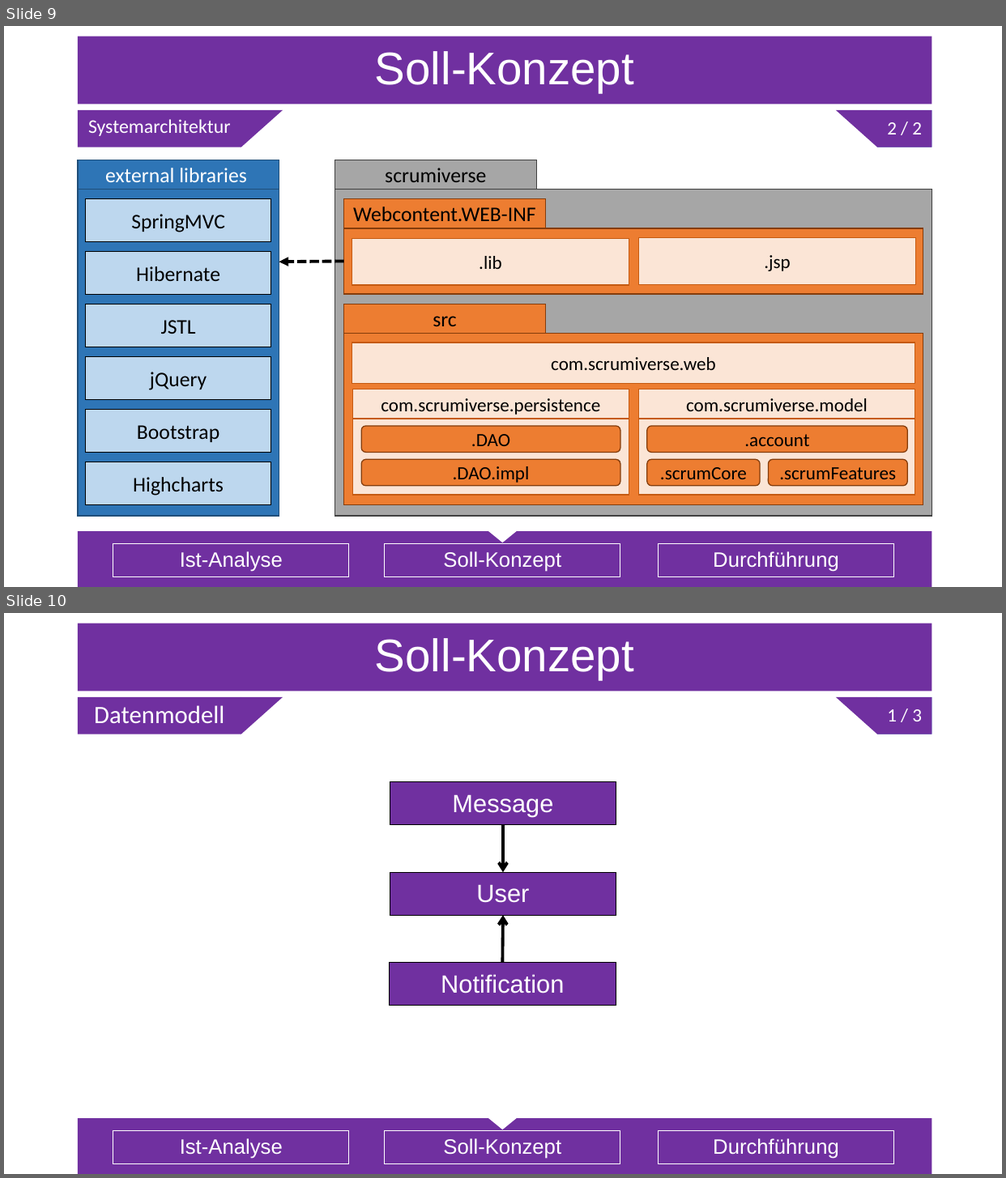
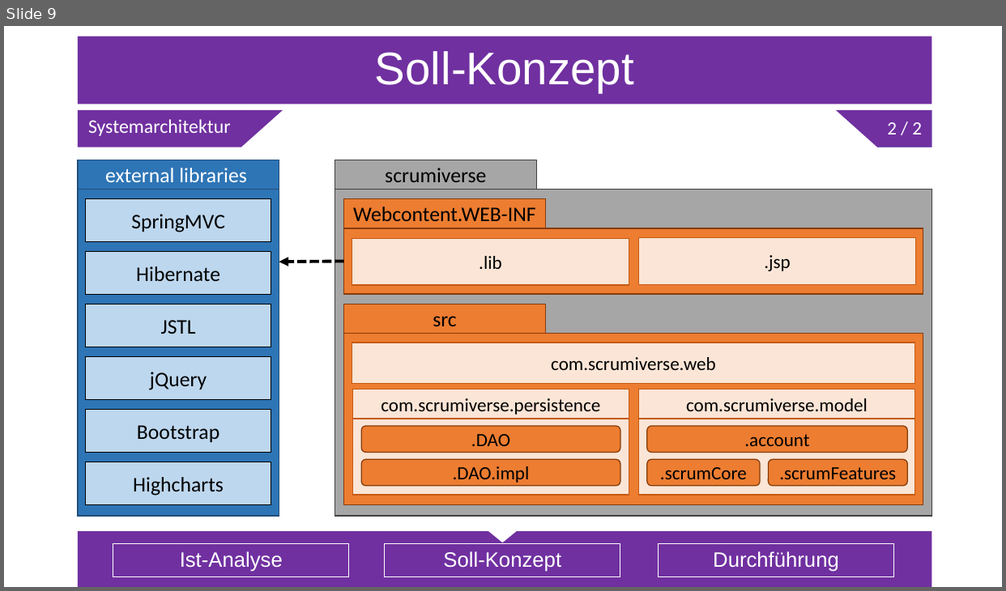
Before and after one commit to Sl0thking/mp_anwen_scrumiverse, a slide deck: Projektpräsentation/Projektpräsentation.pptx. Shown one above the other, each under a label of ours: slides 9 and 10 before the commit, slide 9 after it. The pictures are 1006x1178 and 1006x591 pixels, drawn with LibreOffice and Linux fonts; fonts in the diff are those of the drawing. Boxes give left, top, right and bottom in pixels: in the first picture for what was removed or moved away, otherwise in the second. Text is boxed around its words. In the diff, an @@ line names an element or a change of style, - is before the commit and + after.

```diff
--- a/Projektpräsentation/Projektpräsentation.pptx
+++ b/Projektpräsentation/Projektpräsentation.pptx
@@ slide 10 removed at (x1=4, y1=613, x2=1002, y2=1174), background #FFFFFF; not listed: 6 template elements that a slide beside it also shows @@
@@ title removed at (x1=78, y1=624, x2=931, y2=692) @@
-Soll-Konzept
@@ text removed at (x1=94, y1=705, x2=224, y2=724) @@
-Datenmodell
@@ text removed at (x1=878, y1=697, x2=932, y2=735) @@
-1 / 3
@@ rectangle removed at (x1=390, y1=782, x2=616, y2=825) @@
-Message
@@ arrow removed from (503, 825) to (503, 873) @@
@@ rectangle removed at (x1=390, y1=873, x2=616, y2=915) @@
-User
@@ arrow removed from (503, 963) to (503, 915) @@
@@ rectangle removed at (x1=390, y1=963, x2=616, y2=1005) @@
-Notification
@@ text removed at (x1=113, y1=1131, x2=349, y2=1164) @@
-Ist-Analyse
@@ text removed at (x1=385, y1=1131, x2=621, y2=1164) @@
-Soll-Konzept
@@ text removed at (x1=658, y1=1131, x2=894, y2=1164) @@
-Durchführung
```
Also in this commit, not shown: 3 slides changed.
